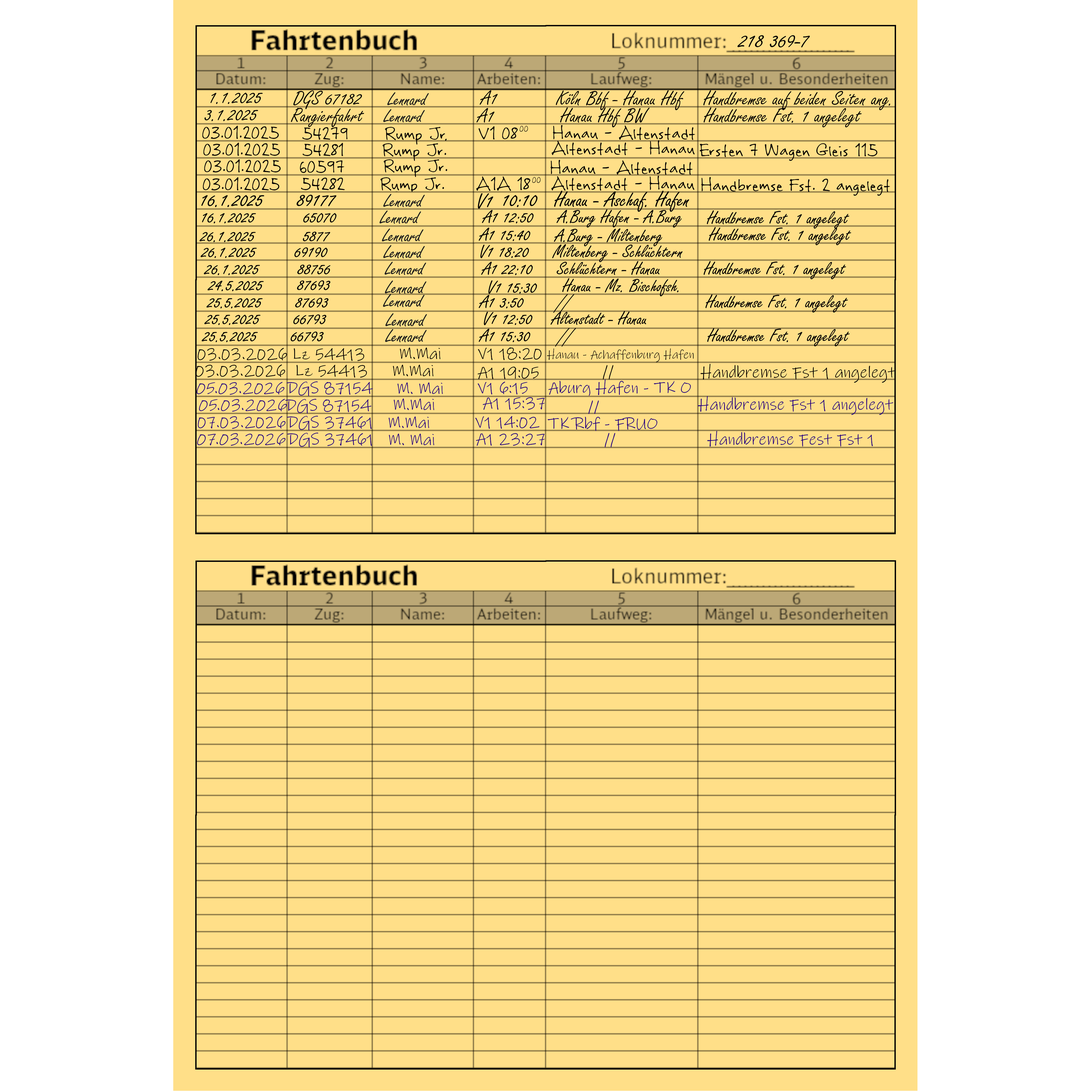
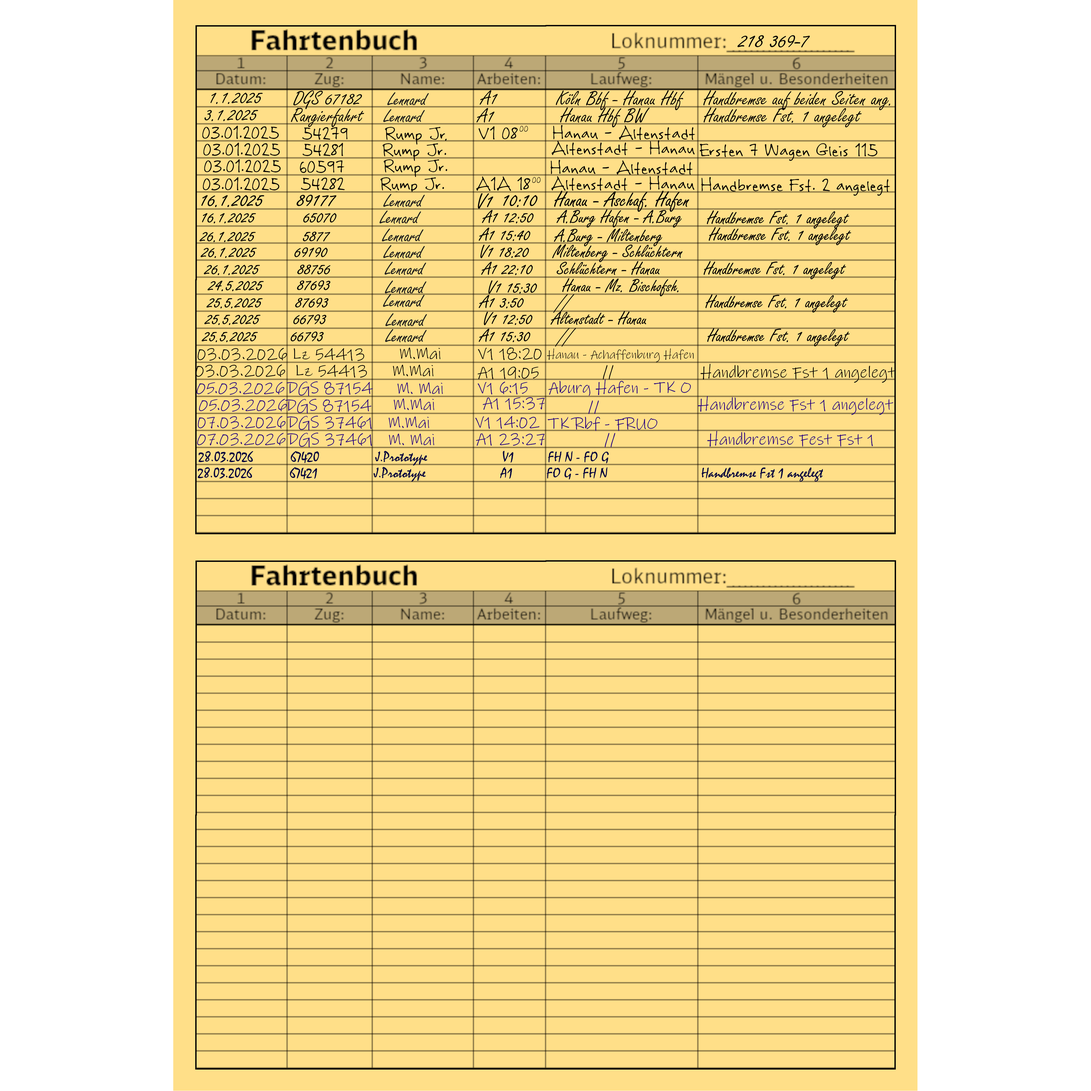
The second 1091x1091 image is a revision of the first. Changes to its layers:
added layer "28.03.2026 67421 ..." above "28.03.2026 67420 ..." over 197, 467, 824, 482
added layer "28.03.2026 67420 ..." above "Lennard" over 198, 451, 610, 466
